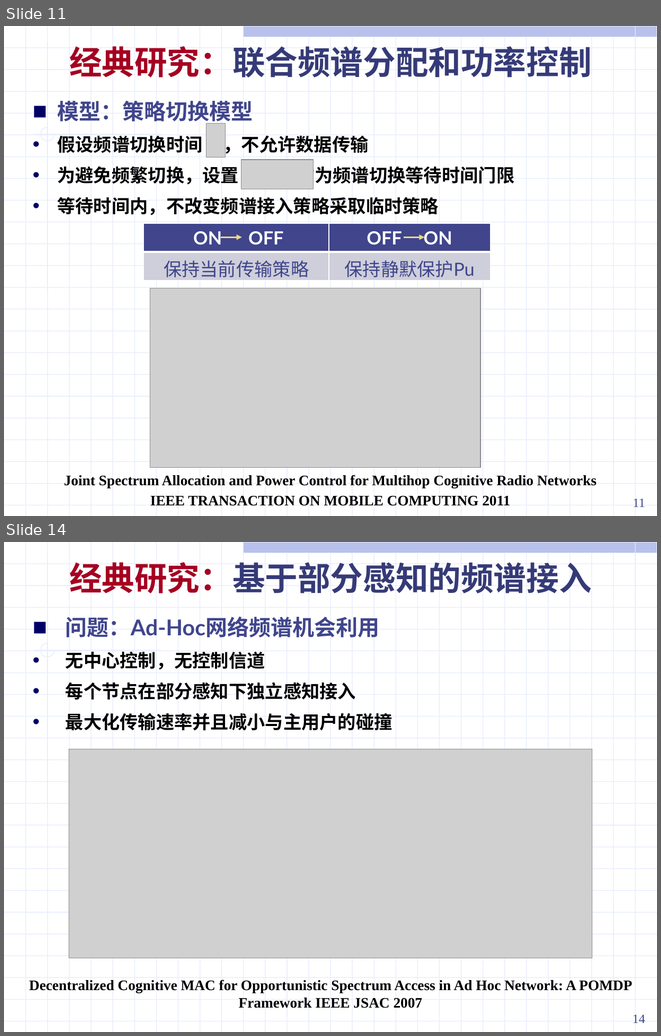
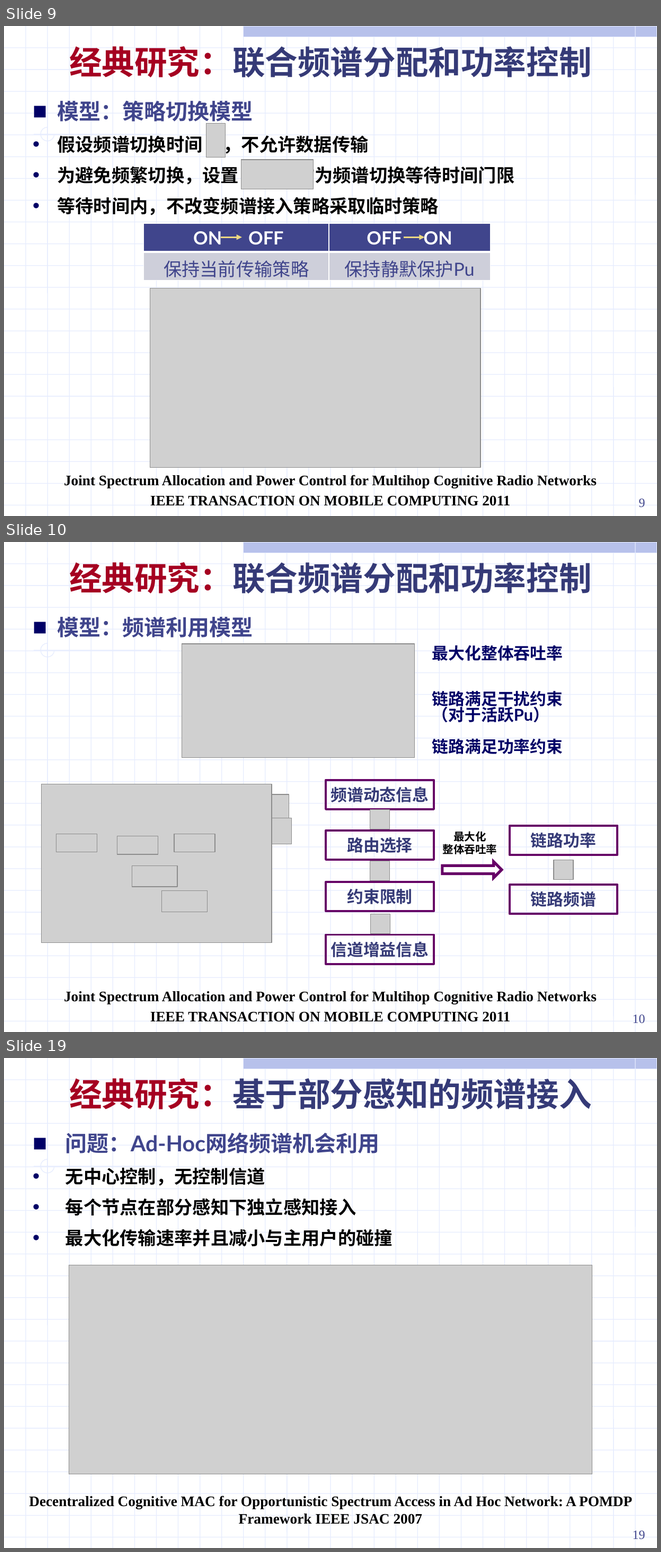
Before and after one commit to ssheroes/hello-world, a slide deck: 战术网频谱共享调研 (2).pptx. Shown one above the other, each under a label of ours: slides 11 and 14 before the commit, slides 9, 10 and 19 after it; the slides between them are not shown. The pictures are 661x1036 and 661x1552 pixels, drawn with LibreOffice and Linux fonts; fonts in the diff are those of the drawing; grey boxes stand for pictures. Boxes give left, top, right and bottom in pixels: in the first picture for what was removed or moved away, otherwise in the second. Text is boxed around its words. In the diff, an @@ line names an element or a change of style, - is before the commit and + after.

```diff
--- a/战术网频谱共享调研 (2).pptx
+++ b/战术网频谱共享调研 (2).pptx
@@ slide 10 added at (4,542,657,1032), background #FFFFFF; not listed: 56 template elements that a slide beside it also shows @@
@@ text added at (69,562,592,593), 36 pt, text #353A77, bold @@
+经典研究：联合频谱分配和功率控制
@@ text added at (57,617,253,637), 24 pt, text #40458C, bold @@
+■ 模型：频谱利用模型
@@ picture added at (182,644,415,758) @@
@@ text added at (432,645,563,661), 18 pt, text #000066, bold @@
+最大化整体吞吐率
@@ text added at (432,691,563,722), 18 pt, text #000066, bold @@
+链路满足干扰约束（对于活跃Pu）
@@ text added at (432,738,563,754), 18 pt, text #000066, bold @@
+链路满足功率约束
@@ group added at (41,784,291,943): 8 pictures @@
@@ text added at (443,831,497,854), 12 pt, text #000000, bold @@
+最大化
+整体吞吐率
@@ group added at (326,779,617,964): 6 rectangles, 4 pictures, 1 right arrow @@
+频谱动态信息
+路由选择
+约束限制
+信道增益信息
+链路功率
+链路频谱
@@ text added at (64,990,597,1022), 16 pt, text #000000, bold @@
+Joint Spectrum Allocation and Power Control for Multihop Cognitive Radio Networks
+IEEE TRANSACTION ON MOBILE COMPUTING 2011
@@ page number added at (633,1014,645,1023), 14 pt, text #40458C @@
+10
@@ what was slide 11 is now slide 9 @@
@@ page number at (639,498,645,507): text changed @@
-11
+9
@@ what was slide 14 is now slide 19 @@
@@ page number at (633,1530,645,1539): text changed @@
-14
+19
```
Also in this commit, not shown: 3 slides changed, 6 other slides added, 8 slides removed.
